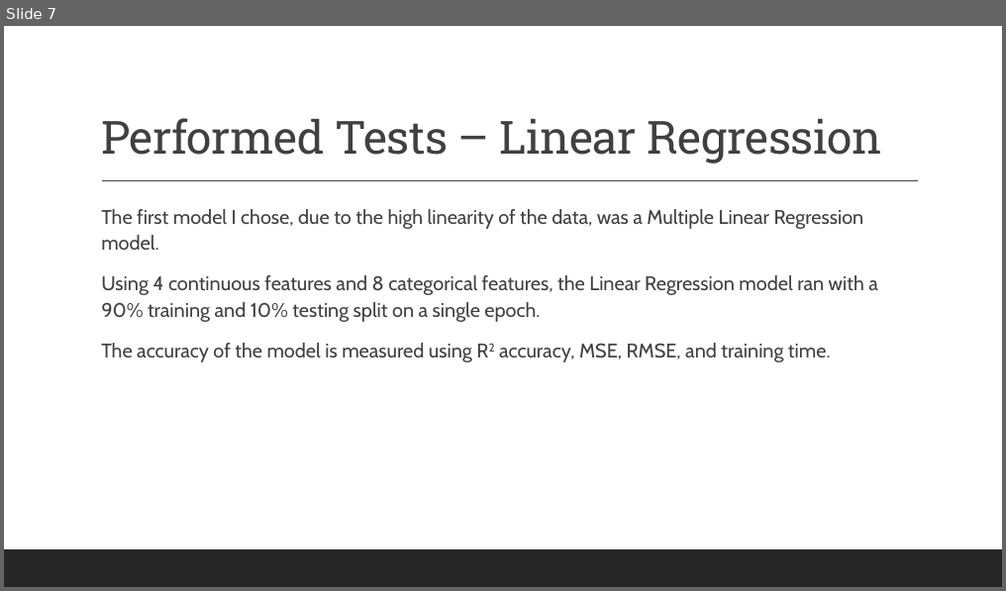
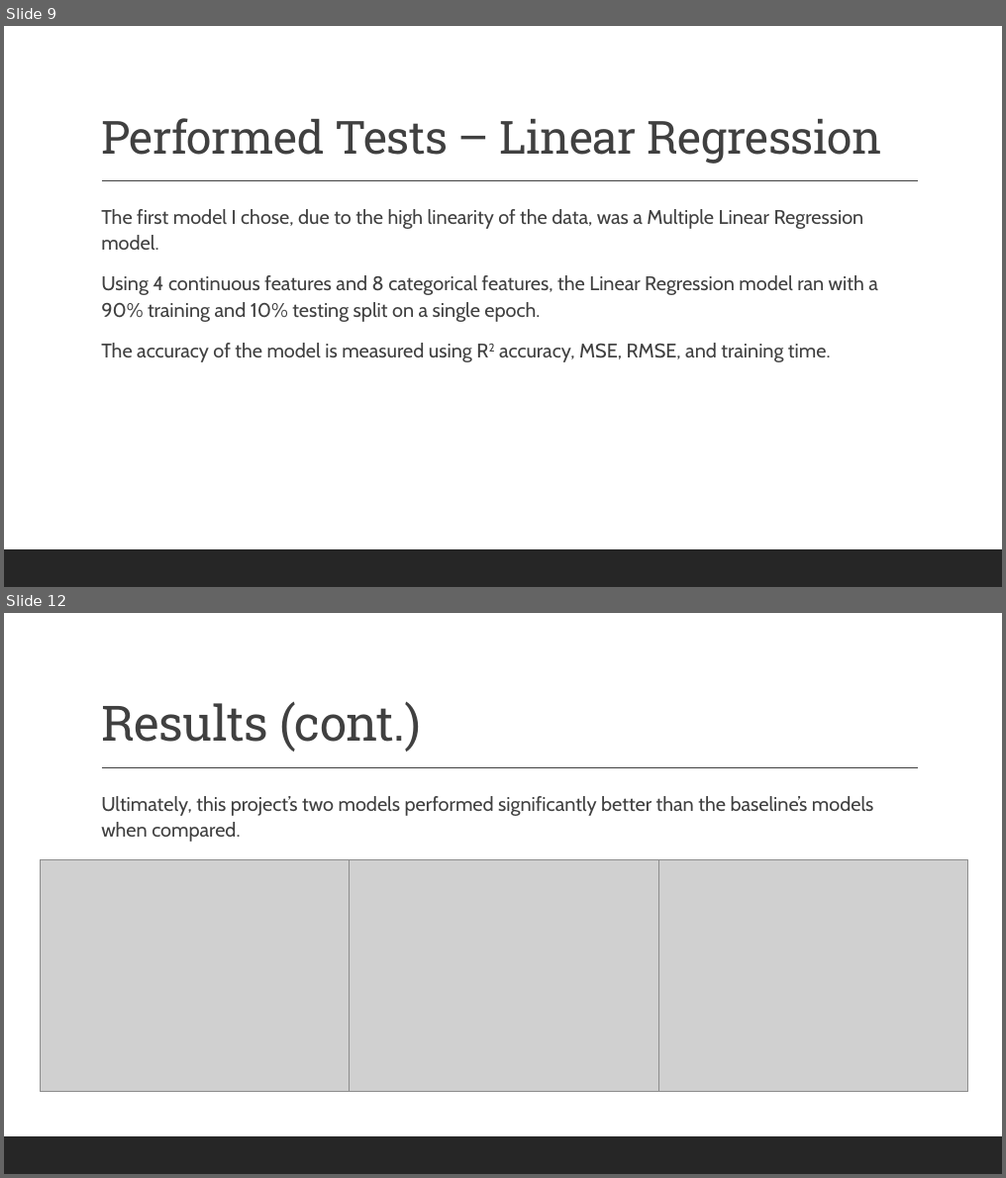
Before and after one commit to DesktopCoder1407/CS4267-MachineLearning, a slide deck: Project-Final Presentation-CS4267-Parker Smith.pptx. Shown one above the other, each under a label of ours: slide 7 before the commit, slides 9 and 12 after it; the slides between them are not shown. The pictures are 1006x591 and 1006x1178 pixels, drawn with LibreOffice and Linux fonts; fonts in the diff are those of the drawing; grey boxes stand for pictures. Boxes give left, top, right and bottom in pixels: in the first picture for what was removed or moved away, otherwise in the second. Text is boxed around its words. In the diff, an @@ line names an element or a change of style, - is before the commit and + after.

```diff
--- a/Project-Final Presentation-CS4267-Parker Smith.pptx
+++ b/Project-Final Presentation-CS4267-Parker Smith.pptx
@@ slide 12 added at <box>4,613,1002,1174</box>, background #FFFFFF; not listed: 2 template elements that a slide beside it also shows @@
@@ title added at <box>101,701,421,752</box>, 47 pt, text #404040 @@
+Results (cont.)
@@ text added at <box>101,796,874,842</box>, 19 pt, text #404040 @@
+  Ultimately, this project’s two models performed significantly better than the baseline’s models when compared.
@@ picture added at <box>40,861,350,1092</box> @@
@@ picture added at <box>350,861,658,1092</box> @@
@@ picture added at <box>659,861,968,1092</box> @@
@@ what was slide 7 is now slide 9 @@
```
Also in this commit, not shown: 6 slides changed, 3 other slides added, 2 slides removed.
